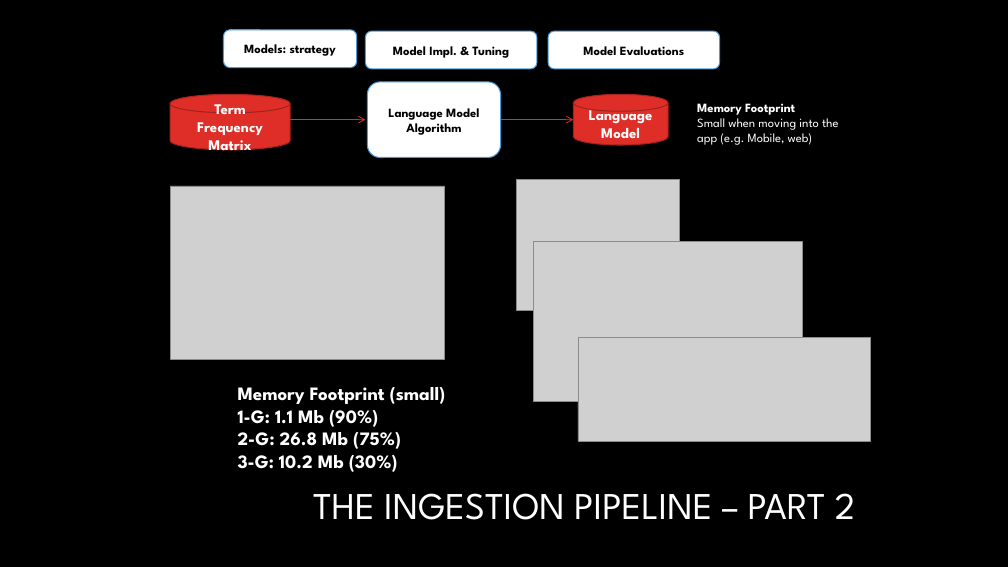
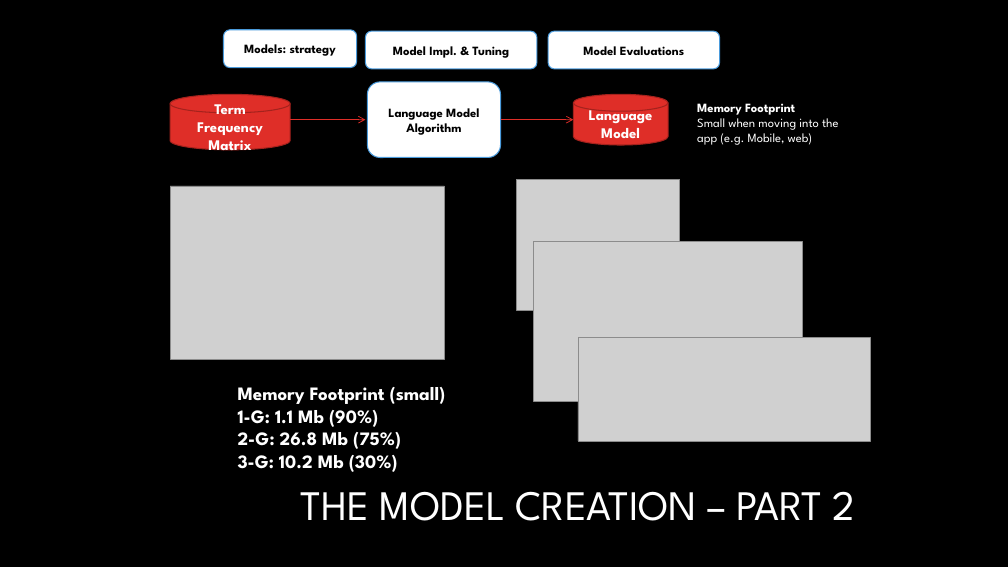
Before and after one commit to pparacch/CapstoneProjectDataScienceSpecialization, a slide deck: slide 22 of notes/meetUp_case_textPrediction.pptx. Drawn at 1008x567 pixels with LibreOffice and Linux fonts; fonts in the diff are those of the drawing; grey boxes stand for pictures; background and template pictures are left out. Boxes give left, top, right and bottom in pixels: in the first picture for what was removed or moved away, otherwise in the second. Text is boxed around its words. In the diff, an @@ line names an element or a change of style, - is before the commit and + after.

```diff
--- a/notes/meetUp_case_textPrediction.pptx
+++ b/notes/meetUp_case_textPrediction.pptx
@@ title at [301, 491, 856, 521]: text changed; size 36 to 40 pt @@
-THE INGESTION PIPELINE – PART 2
+THE MODEL CREATION – PART 2
```
Also in this commit, not shown: 4 other slides changed.
